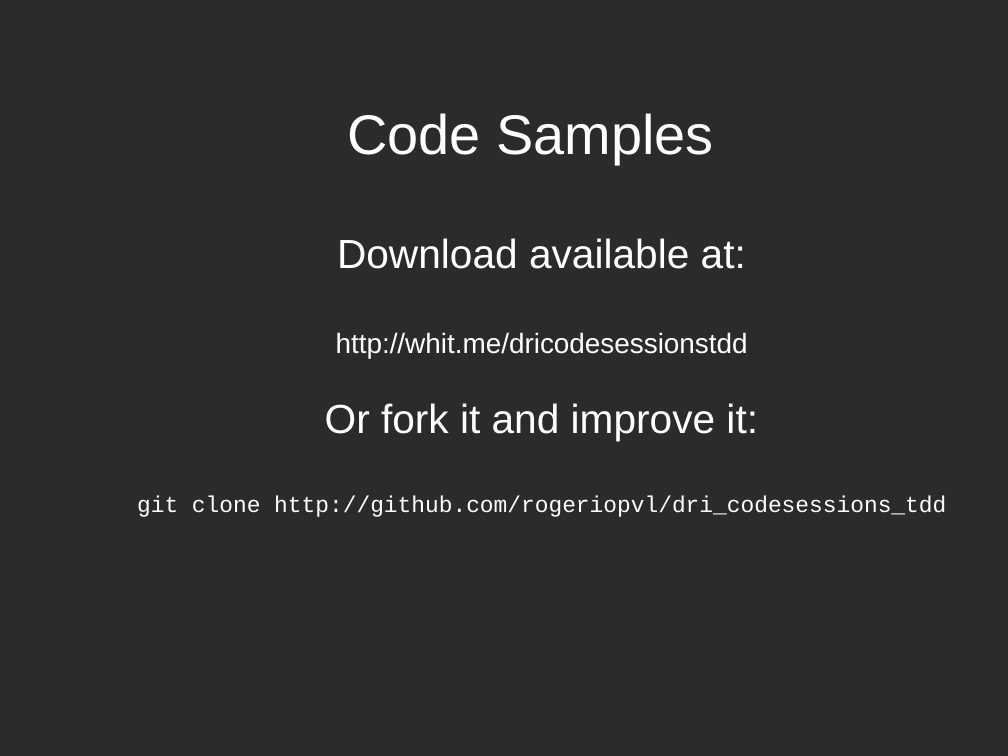
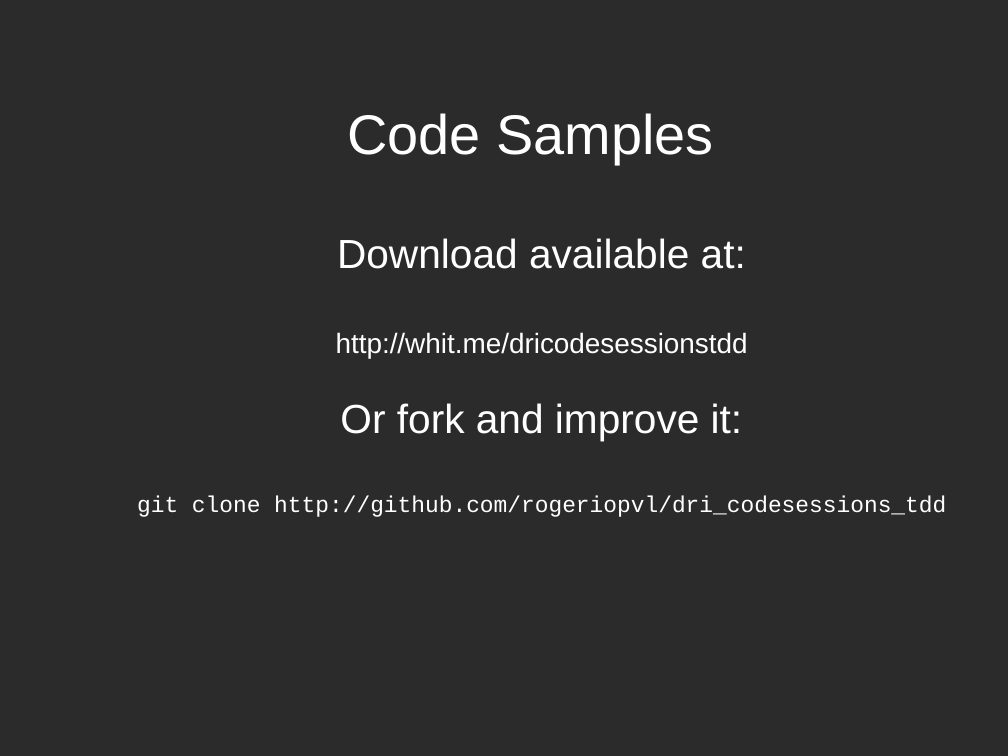
Before and after one commit to rogeriopvl/dri_codesessions_tdd, a slide deck: slide 14 of dricodesessions_tdd.odp. Drawn at 1008x756 pixels with LibreOffice and Linux fonts; fonts in the diff are those of the drawing; background and template pictures are left out; a plain dark background stands for a picture behind light text. Boxes give left, top, right and bottom in pixels: in the first picture for what was removed or moved away, otherwise in the second. Text is boxed around its words. In the diff, an @@ line names an element or a change of style, - is before the commit and + after.

```diff
--- a/dricodesessions_tdd.odp
+++ b/dricodesessions_tdd.odp
@@ subtitle at [340,403,743,440]: text changed @@
-Or fork it and improve it:
+Or fork and improve it:
```
Also in this commit, not shown: 1 other file.
